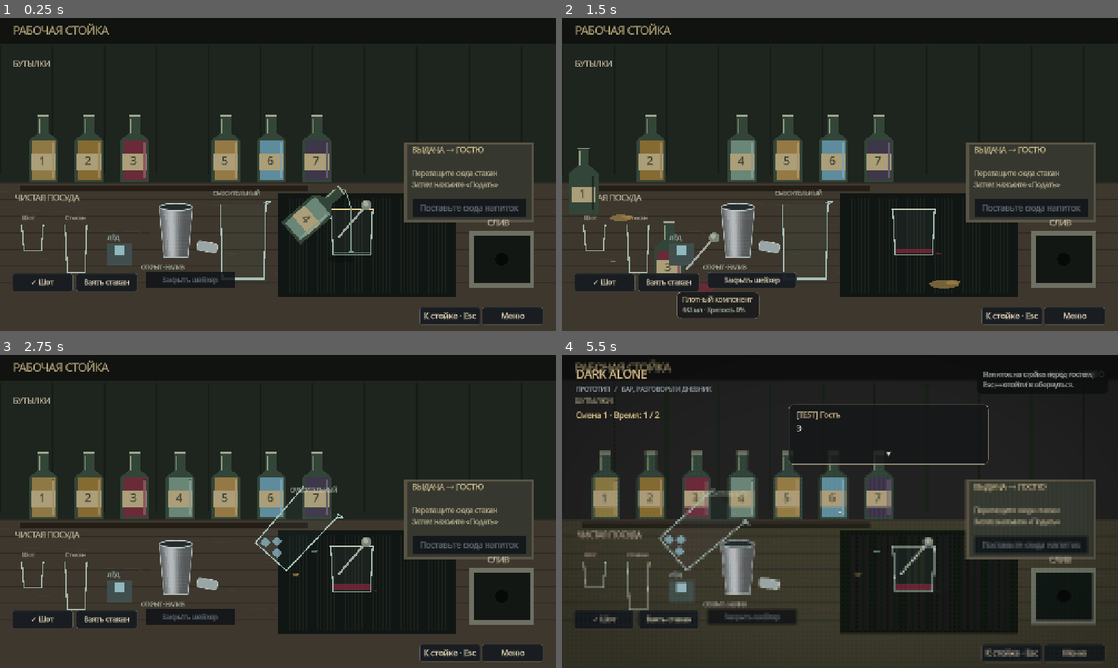
Above: before the commit, frames 1-4 (two rows, left to right).
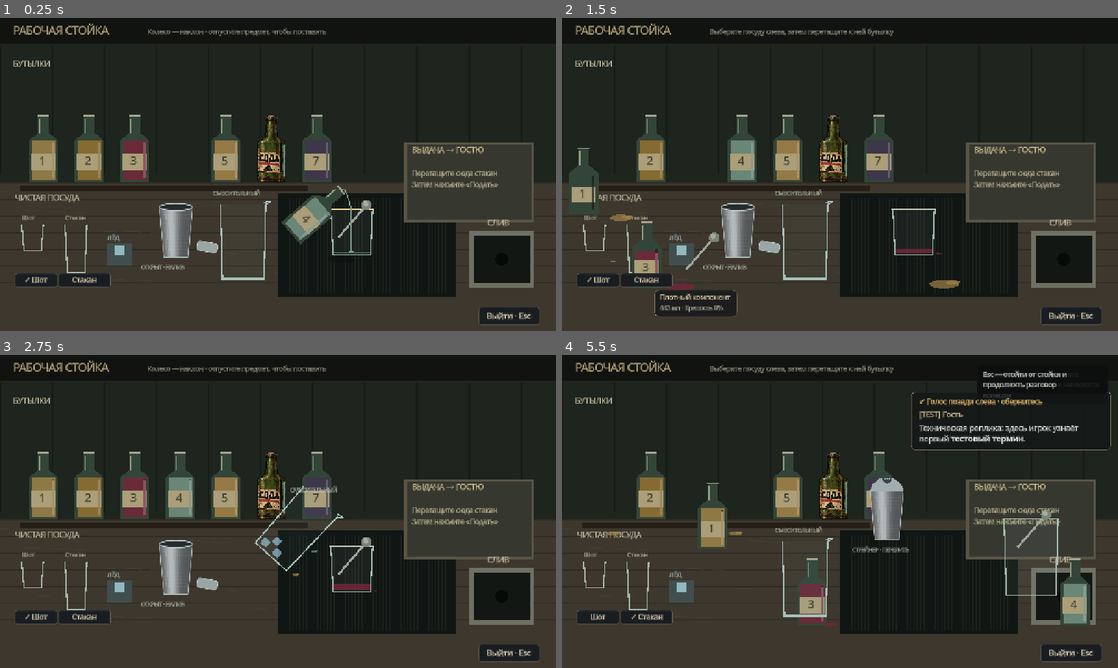
Above: after the commit, the same moments.

Repository: ZetMGC/Dark-Alone
Game: Godot game, scene res://tests/parallel/bar/workbench_test.tscn
The game is run twice, just before and just after one commit, with the same random seed, the same clock (stepped at 60 frames per second) and the same inputs. This scene is started directly instead of the project's main scene.
Inputs (mouse positions are in pixels of both pictures, inside the frame that each line leads up to):
- Up to frame 1 (0.25 s): no input
- Up to frame 2 (1.5 s): click (1073, 315) at 0.5 s, where only the run before the commit has a clickable "Меню"; click "Взять стакан" (after the commit: "Стакан") at 1.25 s
- Up to frame 3 (2.75 s): tap Enter at 2 s; drag from (278, 511) to (333, 442) at 2.02 s
- Up to frame 4 (5.5 s): drag from (728, 527) to (812, 574) at 2.77 s; click (1073, 652) at 3.5 s, where only the run before the commit has a clickable "Меню"; click (645, 617) at 4.25 s, where only the run after the commit has a clickable "Стакан"; click (667, 617) at 5 s, where only the run before the commit has a clickable "Взять стакан"

The runs differ from the first frame. In frame 1, 4.4% of the frame differs, in the area x 2-98%, y 2-98%; in frame 2, 6.1%; in frame 3, 4.4%; in frame 4, 17%, in the area x 2-99%, y 1-99%.
Error before the commit: Invalid access to property or key 'target' on a base object of type 'Dictionary'. (res://tests/parallel/bar/workbench_test.gd:545)
Error after the commit: Invalid access to property or key 'target' on a base object of type 'Dictionary'. (res://tests/parallel/bar/workbench_test.gd:555)

Commit message:
feat: add soda artwork and simplify workbench actions

Diff:
--- a/scripts/ui/preparation/drink_workbench.gd
+++ b/scripts/ui/preparation/drink_workbench.gd
@@ -59,6 +59,8 @@
 var _last_direction: int = 0
 var _reversals: int = 0
 var _message: String = "Возьмите посуду и бутылку"
+var _context_item: StringName = &""
+var _soda_texture: Texture2D = preload("res://assets/drinks/concepts/test_soda_bottle_v1.png")
 var _font: Font
 var _scale: float = 1
 var _origin := Vector2.ZERO
@@ -67,6 +69,7 @@
 
 func _ready() -> void:
 	add_child(_notice)
+	texture_filter = CanvasItem.TEXTURE_FILTER_NEAREST
 	set_anchors_and_offsets_preset(Control.PRESET_FULL_RECT)
 	theme = load("res://scenes/ui/prototype_theme.tres")
 	var font := SystemFont.new()
@@ -102,12 +105,12 @@
 	select_vessel(&"test_shot")
 	var footer := HBoxContainer.new()
 	footer.set_anchors_and_offsets_preset(Control.PRESET_BOTTOM_RIGHT)
-	footer.offset_left = -314
+	footer.offset_left = -178
 	footer.offset_right = -18
 	footer.offset_top = -54
 	footer.offset_bottom = -14
 	add_child(footer)
-	for title in ["К стойке · Esc", "Меню"]:
+	for title in ["Выйти · Esc"]:
 		var button := Button.new()
 		button.text = title
 		button.name = "WorkbenchMenu" if title == "Меню" else "WorkbenchClose"
@@ -130,7 +133,7 @@
 	add_child(_delivery_button)
 	_shaker_lid_button = Button.new()
 	_shaker_lid_button.name = "ShakerLid"
-	_shaker_lid_button.pressed.connect(toggle_shaker_lid)
+	_shaker_lid_button.pressed.connect(_advance_shaker)
 	add_child(_shaker_lid_button)
 	_shaker_cap_button = Button.new()
 	_shaker_cap_button.name = "ShakerCap"
@@ -149,18 +152,18 @@
 	var index := 0
 	for id in _vessel_buttons:
 		var button: Button = _vessel_buttons[id]
-		button.position = logical_to_screen(Vector2(28 + index * 148, 587))
-		button.size = Vector2(140, 42) * _scale
+		button.position = logical_to_screen(Vector2(35 + index * 100, 587))
+		button.size = Vector2(90, 32) * _scale
 		button.add_theme_font_size_override("font_size", maxi(12, roundi(16 * _scale)))
 		index += 1
 	if _delivery_button != null:
 		_delivery_button.position = logical_to_screen(Vector2(950, 417))
 		_delivery_button.size = Vector2(260, 42) * _scale
 		_delivery_button.add_theme_font_size_override("font_size", maxi(12, roundi(18 * _scale)))
-	for entry in [[_shaker_lid_button, Vector2(335, 585)], [_shaker_cap_button, Vector2(550, 585)]]:
+	for entry in [[_shaker_lid_button, Vector2(450, 640)], [_shaker_cap_button, Vector2(550, 585)]]:
 		var button: Button = entry[0]
 		button.position = logical_to_screen(entry[1])
-		button.size = Vector2(205, 36) * _scale
+		button.size = Vector2(380, 36) * _scale
 		button.add_theme_font_size_override("font_size", maxi(12, roundi(15 * _scale)))
 	_refresh_buttons()
 	queue_redraw()
@@ -265,17 +268,22 @@
 
 func _refresh_buttons() -> void:
 	if _shaker_lid_button != null:
-		_shaker_lid_button.text = "Открыть шейкер" if _shaker_closed else "Закрыть шейкер"
+		_shaker_lid_button.text = "[E] Закрыть для встряхивания" if not _shaker_closed else ("[E] Снять колпачок для налива" if _shaker_cap_on else "[E] Открыть для наполнения")
+		_shaker_lid_button.visible = _context_item == &"shaker" and _dragging == &"" and not _delivered
 		_shaker_lid_button.disabled = not _active or not _focused or _dragging != &"" or _delivered
-		_shaker_cap_button.visible = _shaker_closed
+		_shaker_cap_button.visible = false
 		_shaker_cap_button.text = "Снять колпачок" if _shaker_cap_on else "Надеть колпачок"
 		_shaker_cap_button.disabled = _shaker_lid_button.disabled
 	if _delivery_button != null:
 		_delivery_button.text = ("Завершить напиток" if world_output else "Подать гостю →") if is_ready_to_deliver() else "Поставьте сюда напиток"
 		_delivery_button.disabled = not is_ready_to_deliver()
+		_delivery_button.visible = is_ready_to_deliver() and _dragging == &""
+		if _delivery_button.visible:
+			_delivery_button.text = "[E] " + _delivery_button.text
+			_shaker_lid_button.hide()
 	for id in _vessel_buttons:
 		var current: bool = preparation != null and preparation.get_vessel().id == str(id)
-		_vessel_buttons[id].text = ("✓ Шот" if id == &"test_shot" else "✓ Стакан") if current else ("Взять шот" if id == &"test_shot" else "Взять стакан")
+		_vessel_buttons[id].text = ("✓ Шот" if id == &"test_shot" else "✓ Стакан") if current else ("Шот" if id == &"test_shot" else "Стакан")
 		_vessel_buttons[id].tooltip_text = "Для замены сначала опустошите посуду над сливом" if preparation != null and preparation.get_volume_ml() > 0 else "Взять чистую посуду на рабочий коврик"
 
 
@@ -475,7 +483,7 @@
 				if preparation.get_volume_ml() > 0:
 					_cup_on_tray = true
 					_positions["cup"] = Vector2(1100, 340)
-					_message = "Напиток готов к выдаче — нажмите «Подать гостю»"
+					_message = "Напиток на подносе — завершите его" if world_output else "Напиток готов к подаче"
 				else:
 					_message = "Стакан пуст"
 		elif item in [&"shaker", &"mixing"] and SINK.has_point(point) and (item != &"shaker" or get_shaker_state() != &"sealed"):
@@ -665,11 +673,17 @@
 	if event is InputEventMouse:
 		_pointer = (event.position - _origin) / _scale
 	if event is InputEventMouseMotion:
+		if _dragging == &"":
+			var hovered := _hit_item(_pointer)
+			if hovered != &"":
+				_context_item = hovered
+			_refresh_buttons()
 		drag_to(_pointer)
 	elif event is InputEventMouseButton:
 		if event.button_index == MOUSE_BUTTON_LEFT:
 			if event.pressed:
 				var item := _hit_item(_pointer)
+				_context_item = item
 				if item != &"":
 					begin_drag(item, _pointer)
 				elif Rect2(35, 425, 90, 190).has_point(_pointer):
@@ -722,6 +736,7 @@
 	if _message != _last_notice:
 		_last_notice = _message
 		_notice.show_hint(_message)
+	_refresh_buttons()
 	advance_motion(delta)
 	advance_pour(delta)
 
@@ -766,6 +781,14 @@
 	draw_rect(Rect2(0, 0, 1280, 60), Color(0.065, 0.075, 0.065))
 	_text(Vector2(30, 38), "РАБОЧАЯ СТОЙКА", Color(0.85, 0.77, 0.56), 25)
 	_text(Vector2(30, 112), "БУТЫЛКИ")
+	var guidance := "Выберите посуду слева, затем перетащите к ней бутылку"
+	if _dragging != &"":
+		guidance = "Колесо — наклон · отпустите предмет, чтобы поставить" if _angles.has(str(_dragging)) else "Перетащите к нужной посуде и отпустите"
+	elif is_ready_to_deliver():
+		guidance = "Напиток на подносе — можно завершить"
+	elif _context_item == &"shaker":
+		guidance = "Закройте шейкер и двигайте им из стороны в сторону" if not _shaker_closed else ("Шейкер закрыт — можно встряхивать" if _shaker_cap_on else "Колпачок снят — можно переливать")
+	_text(Vector2(340, 37), guidance, Color(0.64, 0.65, 0.57), 15)
 	draw_rect(Rect2(45, 385, 665, 14), Color(0.14, 0.12, 0.09))
 	draw_rect(Rect2(640, 404, 410, 238), Color(0.065, 0.085, 0.075))
 	for x in range(650, 1050, 8):
@@ -829,6 +852,13 @@
 		draw_set_transform_matrix(_view * Transform2D(0, Vector2(31, 8), 0, ground))
 		draw_circle(Vector2.ZERO, 1, Color(0.02, 0.025, 0.02, 0.35))
 	draw_set_transform_matrix(_view * _bottle_transform(id))
+	if id == &"test_soda":
+		draw_texture_rect_region(_soda_texture, Rect2(-34, 0, 68, 153), Rect2(288, 20, 448, 1496))
+		var remaining := get_bottle_remaining(id) / BOTTLE_CAPACITY_ML
+		draw_rect(Rect2(27, 66, 3, 73), Color(0.035, 0.05, 0.03))
+		draw_rect(Rect2(27, 139 - remaining * 73, 3, remaining * 73), Color(0.40, 0.57, 0.57))
+		_local()
+		return
 	draw_colored_polygon(PackedVector2Array([Vector2(-12, 0), Vector2(12, 0), Vector2(12, 38), Vector2(34, 58), Vector2(34, 153), Vector2(-34, 153), Vector2(-34, 58), Vector2(-12, 38)]), Color(0.2, 0.27, 0.22))
 	var fill := get_bottle_remaining(id) / BOTTLE_CAPACITY_ML
 	var color := Color(item.color[0], item.color[1], item.color[2], 0.85)
@@ -1063,3 +1093,23 @@
 	_delivered = true
 	_refresh_buttons()
 	queue_redraw()
+
+
+func _advance_shaker() -> void:
+	if not _shaker_closed or not _shaker_cap_on:
+		toggle_shaker_lid()
+	else:
+		toggle_shaker_cap()
+
+
+func _input(event: InputEvent) -> void:
+	if not _active or not _focused or _dragging != &"" or event.is_echo():
+		return
+	if event is InputEventKey and event.pressed and (event.physical_keycode == KEY_E or event.keycode == KEY_E):
+		if is_ready_to_deliver():
+			request_delivery()
+		elif _context_item == &"shaker" and not _delivered:
+			_advance_shaker()
+		else:
+			return
+		get_viewport().set_input_as_handled()
--- a/tests/parallel/bar/workbench_test.gd
+++ b/tests/parallel/bar/workbench_test.gd
@@ -123,6 +123,15 @@
 	await _key(KEY_B)
 	_expect(session.mode == NarrativeSession.SERVICE and bench.visible and not service.get_node("Screen/Card").visible, "B opens free workbench instead of menu")
 	bench.set_process(false)
+	_expect(not bench.get_node("DeliverDrink").visible and not bench.get_node("ShakerLid").visible and not bench.get_node("ShakerCap").visible, "Irrelevant preparation actions hidden")
+	await _move(bench, bench.get_item_position(&"shaker") + Vector2(0, 20))
+	_expect(bench.get_node("ShakerLid").visible and not bench.get_node("ShakerCap").visible, "Hover shaker exposes one contextual action")
+	await _key(KEY_E)
+	_expect(bench.get_shaker_state() == &"sealed", "E closes shaker for shaking")
+	await _key(KEY_E)
+	_expect(bench.get_shaker_state() == &"straining", "E prepares shaker for pouring")
+	await _key(KEY_E)
+	_expect(bench.get_shaker_state() == &"open", "E reopens shaker for filling")
 	await _drag(bench, &"spoon", bench.get_item_position(&"cup") + Vector2(34, -10))
 	await _pour(bench, &"test_heavy")
 	await _pour(bench, &"test_base")
@@ -192,6 +201,7 @@
 	_expect(bench.get_container_snapshot(&"shaker").technique.shaken_s == 0, "Open shaker cannot magically shake liquid")
 	_expect(not bench.toggle_shaker_lid(), "Cannot operate lid while holding vessel")
 	bench.end_drag()
+	await _move(bench, bench.get_item_position(&"shaker") + Vector2(0, 20))
 	var lid: Button = bench.get_node("ShakerLid")
 	await _move(bench, (lid.position + lid.size * 0.5 - bench._origin) / bench._scale)
 	await _button(MOUSE_BUTTON_LEFT, true)
@@ -377,11 +387,11 @@
 	_expect(absf(bench.get_item_angle(&"test_equal")) > 0.1, "Vertical bottle contact also produces gentle nudge")
 	bench.end_drag()
 	# Отдельные кнопки работают независимо от предметов в зоне чистой посуды.
-	await _move(bench, Vector2(245, 607))
+	await _move(bench, Vector2(180, 607))
 	await _button(MOUSE_BUTTON_LEFT, true)
 	await _button(MOUSE_BUTTON_LEFT, false)
 	_expect(bench.preparation.get_snapshot().vessel.id == "test_glass", "Explicit button chooses tall glass")
-	await _move(bench, Vector2(95, 607))
+	await _move(bench, Vector2(80, 607))
 	await _button(MOUSE_BUTTON_LEFT, true)
 	await _button(MOUSE_BUTTON_LEFT, false)
 	_expect(bench.preparation.get_snapshot().vessel.id == "test_shot", "Explicit button switches back to shot")
@@ -413,7 +423,7 @@
 	_expect(is_equal_approx(bench.preparation.get_volume_ml(), 240) and bench.get_spilled_ml() > 0, "Overflow stays on table rather than overfilling model")
 	_expect(is_equal_approx(overflow_stock - bench.get_bottle_remaining(&"test_base"), bench.preparation.get_volume_ml() - overflow_volume + bench.get_spilled_ml() - overflow_waste), "Overfilled glass consumes all exiting bottle contents")
 	_expect(not bench.select_vessel(&"test_shot"), "Nonempty portion cannot disappear when selecting glass")
-	await _move(bench, Vector2(95, 607))
+	await _move(bench, Vector2(80, 607))
 	await _button(MOUSE_BUTTON_LEFT, true)
 	await _button(MOUSE_BUTTON_LEFT, false)
 	_expect(bench.preparation.get_volume_ml() == 240 and bench.preparation.get_snapshot().vessel.id == "test_glass", "Blocked vessel button preserves full portion")
Binary file added: assets/drinks/concepts/test_soda_bottle_v1.png
Not shown, added: assets/drinks/concepts/test_soda_bottle_v1.png.import
Not shown, changed: docs/BACKLOG.md
Not shown, changed: docs/CONTRACTS.md
Not shown, changed: docs/HANDOFF.md
Not shown, changed: docs/PLAYTEST.md
Not shown, changed: docs/STATUS.md
Not shown, added: docs/decisions/0044-context-workbench-controls.md
Not shown, changed: docs/parallel/bar/WORKBENCH.md
Not shown, added: docs/tasks/DA-083.md
Not shown, added: docs/worklog/2026-10-29-02-workbench-controls.md
